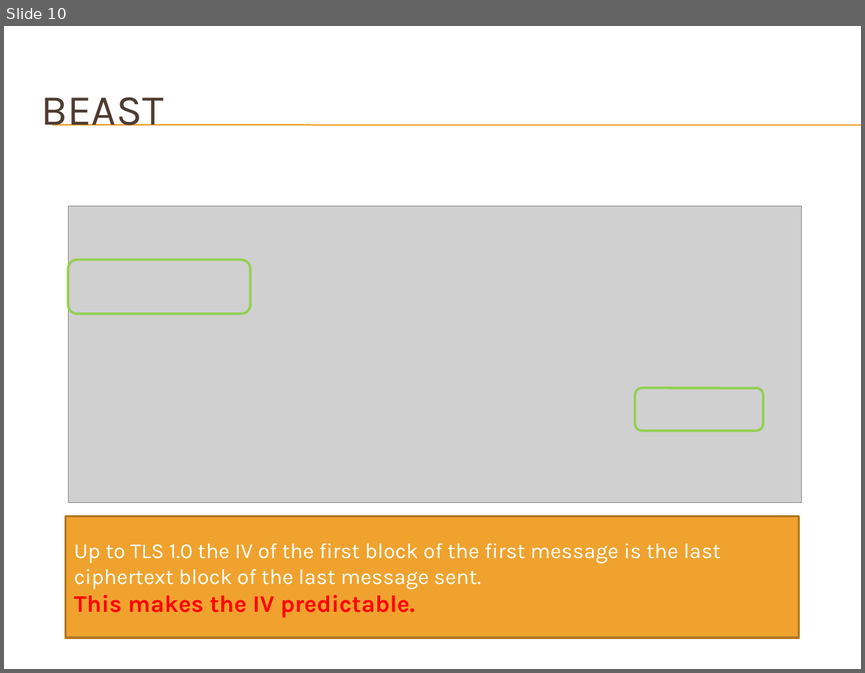
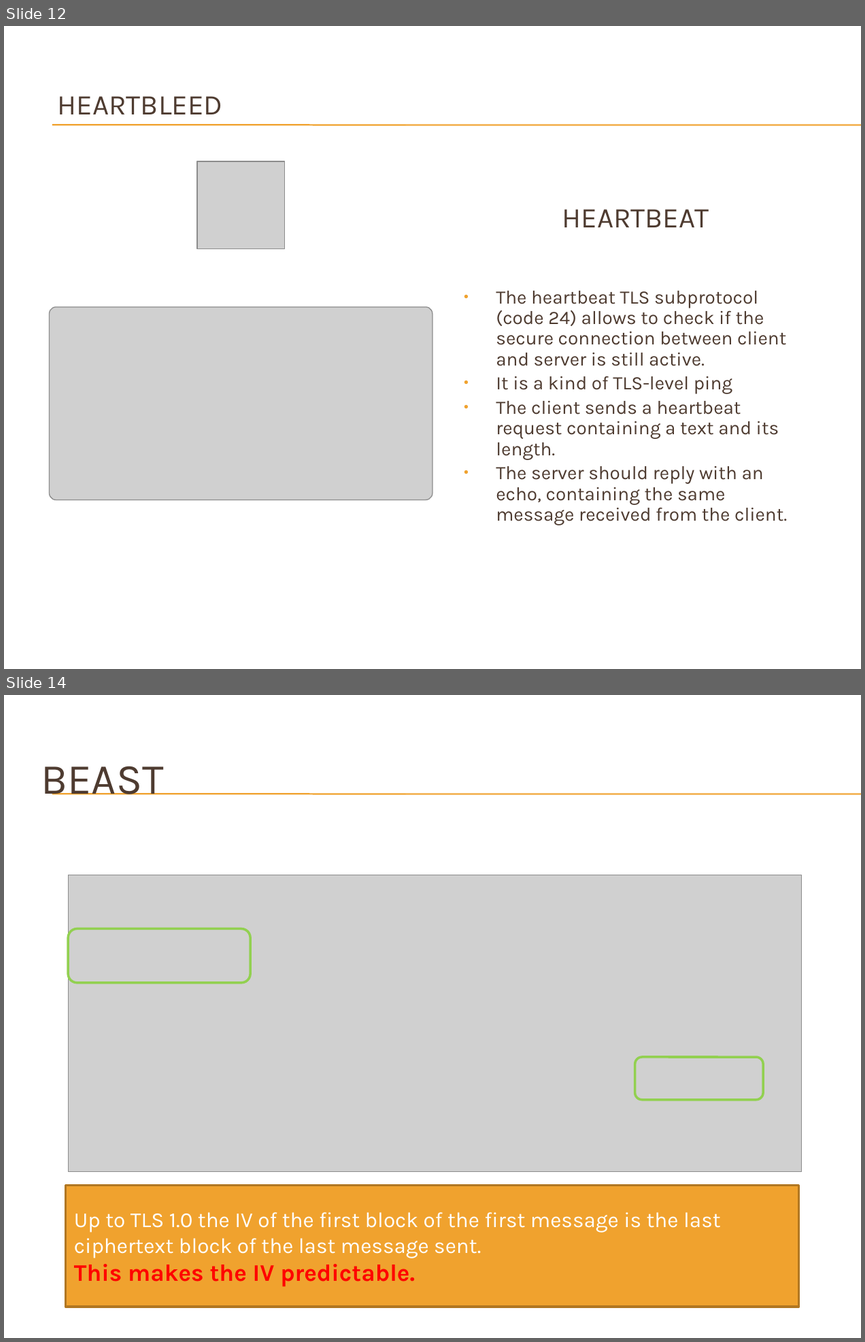
Before and after one commit to DeMaCS-UNICAL/NetworkSecurity, a slide deck: slides/SSL.pptx. Shown one above the other, each under a label of ours: slide 10 before the commit, slides 12 and 14 after it; the slides between them are not shown. The pictures are 865x673 and 865x1342 pixels, drawn with LibreOffice and Linux fonts; fonts in the diff are those of the drawing; grey boxes stand for pictures; background and template pictures are left out. Boxes give left, top, right and bottom in pixels: in the first picture for what was removed or moved away, otherwise in the second. Text is boxed around its words. In the diff, an @@ line names an element or a change of style, - is before the commit and + after.

```diff
--- a/slides/SSL.pptx
+++ b/slides/SSL.pptx
@@ slide 12 added at [4, 26, 861, 669], background picture (left out); not listed: 2 template elements that a slide beside it also shows @@
@@ text added at [57, 96, 222, 114], 24 pt, text #4E3B30 @@
+HEARTBLEED
@@ picture added at [197, 161, 284, 249] @@
@@ title added at [562, 209, 708, 227], 24 pt, text #4E3B30 @@
+HEARTBEAT
@@ text added at [496, 291, 787, 525], 16 pt, text #4E3B30 @@
+• The heartbeat TLS subprotocol (code 24) allows to check if the secure connection between client and server is still active.
+• It is a kind of TLS-level ping
+• The client sends a heartbeat request containing a text and its length.
+• The server should reply with an echo, containing the same message received from the client.
@@ picture added at [50, 307, 432, 500] @@
@@ what was slide 10 is now slide 14 @@
```
Also in this commit, not shown: 1 slide changed, 3 other slides added.
